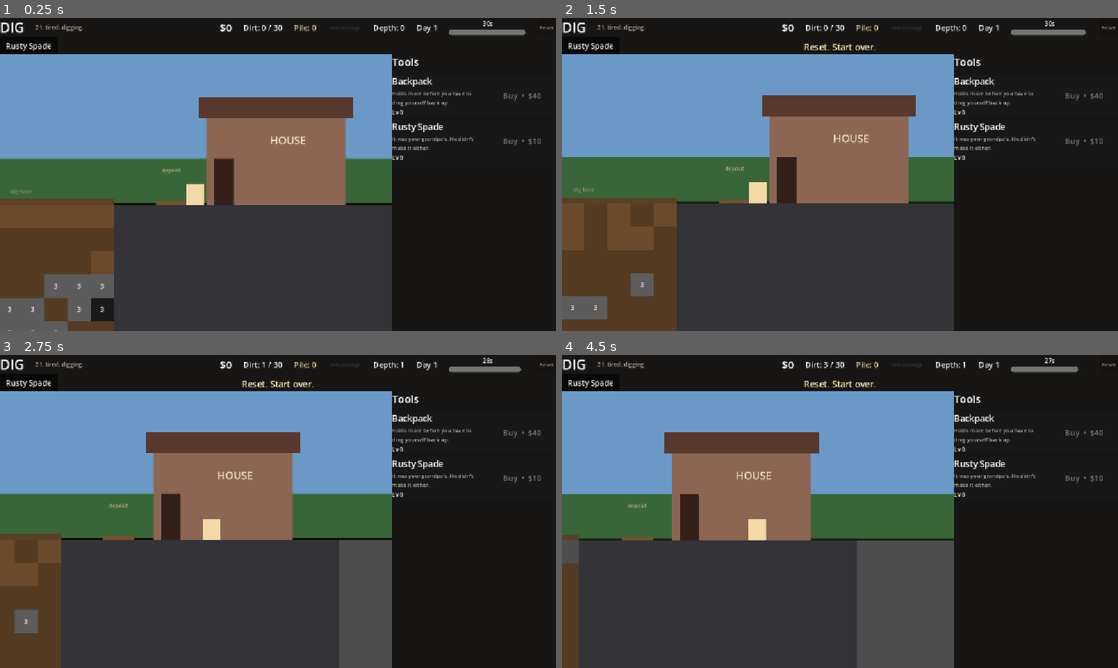
Above: before the commit, frames 1-4 (two rows, left to right).
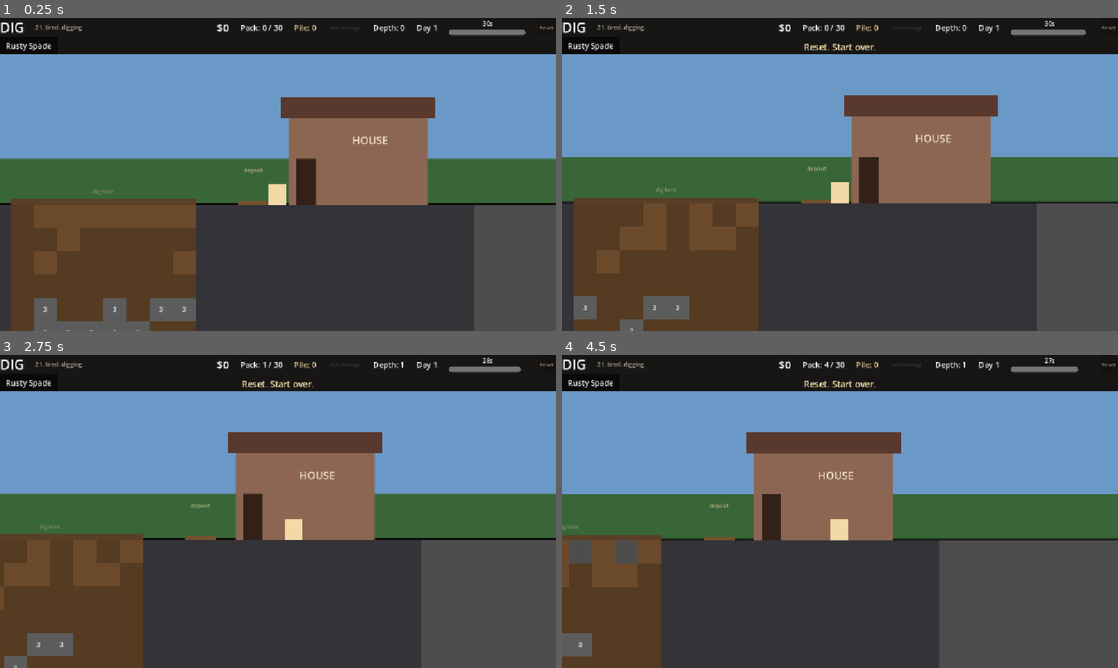
Above: after the commit, the same moments.

Repository: RanjitCS/dig
Game: Godot game, scene res://scenes/main.tscn
The game is run twice, just before and just after one commit, with the same random seed, the same clock (stepped at 60 frames per second) and the same inputs.
Inputs (mouse positions are in pixels of both pictures, inside the frame that each line leads up to):
- Up to frame 1 (0.25 s): no input
- Up to frame 2 (1.5 s): click "Reset" at 0.5 s; click "Rusty Spade" at 1.25 s
- Up to frame 3 (2.75 s): move the mouse to (11, 552) at 2.02 s; hold D (move_right) from 2.03 s (still down); tap Z (dig) at 2.1 s; click (11, 552) at 2.17 s; tap W (move_up) at 2.27 s
- Up to frame 4 (4.5 s): move the mouse to (562, 552) at 2.77 s; tap E (interact) at 2.85, 4.35 s; click (562, 552) at 2.92 s; tap Space (jump) at 3.02 s; move the mouse to (578, 564) at 3.52 s; release D (move_right) at 3.53 s; hold A (move_left) 3.53-4.28 s; tap Z (dig) at 3.6 s; click (578, 564) at 3.67 s; move the mouse to (573, 552) at 4.27 s; hold D (move_right) from 4.28 s (still down); click (573, 552) at 4.42 s

The runs differ from the first frame. In frame 1, 44% of the frame differs, in the area x 0-100%, y 2-100%; in frame 2, 43%; in frame 3, 48%; in frame 4, 50%.

Commit message:
change

Diff:
--- a/resources/blocks/coal.tres
+++ b/resources/blocks/coal.tres
@@ -7,9 +7,9 @@
 id = &"coal"
 display_name = "Coal"
 color = Color(0.1, 0.1, 0.1, 1)
-hits_to_break = 3
-dirt_yield = 1.0
-money_yield = 2.0
-min_depth = 5
+hits_to_break = 4
+dirt_yield = 0.0
+money_yield = 8.0
+min_depth = 8
 max_depth = 99999
-weight = 2.0
+weight = 1.5
--- a/resources/blocks/gem.tres
+++ b/resources/blocks/gem.tres
@@ -7,9 +7,9 @@
 id = &"gem"
 display_name = "Gem"
 color = Color(0.3, 0.81, 0.88, 1)
-hits_to_break = 7
-dirt_yield = 1.0
-money_yield = 75.0
-min_depth = 25
+hits_to_break = 9
+dirt_yield = 0.0
+money_yield = 500.0
+min_depth = 40
 max_depth = 99999
-weight = 0.25
+weight = 0.2
--- a/resources/blocks/iron.tres
+++ b/resources/blocks/iron.tres
@@ -7,9 +7,9 @@
 id = &"iron"
 display_name = "Iron"
 color = Color(0.72, 0.45, 0.2, 1)
-hits_to_break = 5
-dirt_yield = 1.0
-money_yield = 10.0
-min_depth = 12
+hits_to_break = 6
+dirt_yield = 0.0
+money_yield = 50.0
+min_depth = 20
 max_depth = 99999
-weight = 1.0
+weight = 0.8
--- a/resources/blocks/stone.tres
+++ b/resources/blocks/stone.tres
@@ -10,6 +10,6 @@
 hits_to_break = 3
 dirt_yield = 2.0
 money_yield = 0.0
-min_depth = 4
+min_depth = 5
 max_depth = 99999
-weight = 6.0
+weight = 4.0
--- a/resources/upgrades/arya_aerospace.tres
+++ b/resources/upgrades/arya_aerospace.tres
@@ -10,10 +10,10 @@
 category = 2
 effect = 4
 effect_per_level = 5.0
-base_cost = 100000.0
+base_cost = 400000.0
 cost_mult = 1.0
 cost_currency = &"money"
-unlock_money = 80000.0
+unlock_money = 320000.0
 reach = 0
 is_equippable = false
 max_level = 1
--- a/resources/upgrades/arya_engineer.tres
+++ b/resources/upgrades/arya_engineer.tres
@@ -10,10 +10,10 @@
 category = 2
 effect = 3
 effect_per_level = 5.0
-base_cost = 8000.0
+base_cost = 30000.0
 cost_mult = 1.0
 cost_currency = &"money"
-unlock_money = 6000.0
+unlock_money = 24000.0
 reach = 0
 is_equippable = false
 max_level = 1
--- a/resources/upgrades/arya_geologist.tres
+++ b/resources/upgrades/arya_geologist.tres
@@ -10,10 +10,10 @@
 category = 2
 effect = 1
 effect_per_level = 0.50
-base_cost = 1500.0
+base_cost = 6000.0
 cost_mult = 1.0
 cost_currency = &"money"
-unlock_money = 1000.0
+unlock_money = 4000.0
 reach = 0
 is_equippable = false
 max_level = 1
--- a/resources/upgrades/arya_spectral.tres
+++ b/resources/upgrades/arya_spectral.tres
@@ -10,10 +10,10 @@
 category = 2
 effect = 1
 effect_per_level = 2.00
-base_cost = 1000000.0
+base_cost = 4000000.0
 cost_mult = 1.0
 cost_currency = &"money"
-unlock_money = 750000.0
+unlock_money = 3000000.0
 reach = 0
 is_equippable = false
 max_level = 1
--- a/resources/upgrades/arya_surveyor.tres
+++ b/resources/upgrades/arya_surveyor.tres
@@ -10,10 +10,10 @@
 category = 2
 effect = 2
 effect_per_level = 0.10
-base_cost = 25000.0
+base_cost = 100000.0
 cost_mult = 1.0
 cost_currency = &"money"
-unlock_money = 20000.0
+unlock_money = 80000.0
 reach = 0
 is_equippable = false
 max_level = 1
--- a/resources/upgrades/backpack.tres
+++ b/resources/upgrades/backpack.tres
@@ -10,7 +10,7 @@
 category = 0
 effect = 6
 effect_per_level = 25.0
-base_cost = 40.0
+base_cost = 120.0
 cost_mult = 1.35
 cost_currency = &"money"
 unlock_money = 0.0
--- a/resources/upgrades/dad_pulley.tres
+++ b/resources/upgrades/dad_pulley.tres
@@ -10,10 +10,10 @@
 category = 1
 effect = 3
 effect_per_level = 0.15
-base_cost = 300.0
+base_cost = 1200.0
 cost_mult = 1.30
 cost_currency = &"money"
-unlock_money = 200.0
+unlock_money = 800.0
 reach = 0
 is_equippable = false
 max_level = 0
--- a/resources/upgrades/dad_truck.tres
+++ b/resources/upgrades/dad_truck.tres
@@ -10,10 +10,10 @@
 category = 1
 effect = 1
 effect_per_level = 0.05
-base_cost = 500.0
+base_cost = 2000.0
 cost_mult = 1.35
 cost_currency = &"money"
-unlock_money = 400.0
+unlock_money = 1600.0
 reach = 0
 is_equippable = false
 max_level = 0
--- a/resources/upgrades/day_length.tres
+++ b/resources/upgrades/day_length.tres
@@ -10,7 +10,7 @@
 category = 1
 effect = 5
 effect_per_level = 10.0
-base_cost = 25.0
+base_cost = 75.0
 cost_mult = 1.50
 cost_currency = &"money"
 unlock_money = 0.0
--- a/resources/upgrades/drill.tres
+++ b/resources/upgrades/drill.tres
@@ -10,10 +10,10 @@
 category = 0
 effect = 3
 effect_per_level = 0.5
-base_cost = 500.0
+base_cost = 2000.0
 cost_mult = 1.20
 cost_currency = &"money"
-unlock_money = 400.0
+unlock_money = 1500.0
 reach = 0
 is_equippable = false
 max_level = 0
--- a/resources/upgrades/hammer.tres
+++ b/resources/upgrades/hammer.tres
@@ -10,10 +10,10 @@
 category = 0
 effect = 2
 effect_per_level = 0.01
-base_cost = 200.0
+base_cost = 800.0
 cost_mult = 1.25
 cost_currency = &"money"
-unlock_money = 150.0
+unlock_money = 600.0
 reach = 1
 is_equippable = true
 max_level = 0
--- a/resources/upgrades/mom_gloves.tres
+++ b/resources/upgrades/mom_gloves.tres
@@ -10,10 +10,10 @@
 category = 1
 effect = 2
 effect_per_level = 0.01
-base_cost = 80.0
+base_cost = 350.0
 cost_mult = 1.30
 cost_currency = &"money"
-unlock_money = 60.0
+unlock_money = 250.0
 reach = 0
 is_equippable = false
 max_level = 0
--- a/resources/upgrades/mom_sandwich.tres
+++ b/resources/upgrades/mom_sandwich.tres
@@ -10,10 +10,10 @@
 category = 1
 effect = 1
 effect_per_level = 0.03
-base_cost = 60.0
+base_cost = 200.0
 cost_mult = 1.30
 cost_currency = &"money"
-unlock_money = 30.0
+unlock_money = 100.0
 reach = 0
 is_equippable = false
 max_level = 0
--- a/resources/upgrades/pickaxe.tres
+++ b/resources/upgrades/pickaxe.tres
@@ -10,10 +10,10 @@
 category = 0
 effect = 1
 effect_per_level = 0.05
-base_cost = 75.0
+base_cost = 300.0
 cost_mult = 1.25
 cost_currency = &"money"
-unlock_money = 50.0
+unlock_money = 200.0
 reach = 0
 is_equippable = true
 max_level = 0
--- a/resources/upgrades/sister_bank.tres
+++ b/resources/upgrades/sister_bank.tres
@@ -10,10 +10,10 @@
 category = 1
 effect = 4
 effect_per_level = 0.05
-base_cost = 600.0
+base_cost = 2500.0
 cost_mult = 1.30
 cost_currency = &"money"
-unlock_money = 500.0
+unlock_money = 2000.0
 reach = 0
 is_equippable = false
 max_level = 0
--- a/resources/upgrades/sister_llc.tres
+++ b/resources/upgrades/sister_llc.tres
@@ -10,10 +10,10 @@
 category = 1
 effect = 1
 effect_per_level = 0.08
-base_cost = 1500.0
+base_cost = 6000.0
 cost_mult = 1.40
 cost_currency = &"money"
-unlock_money = 1200.0
+unlock_money = 5000.0
 reach = 0
 is_equippable = false
 max_level = 0
--- a/resources/upgrades/spade.tres
+++ b/resources/upgrades/spade.tres
@@ -10,8 +10,8 @@
 category = 0
 effect = 0
 effect_per_level = 1.0
-base_cost = 10.0
-cost_mult = 1.15
+base_cost = 50.0
+cost_mult = 1.20
 cost_currency = &"money"
 unlock_money = 0.0
 reach = 0
--- a/scenes/main.tscn
+++ b/scenes/main.tscn
@@ -149,31 +149,6 @@
 [node name="DigWorld" parent="Root/Body/WorldViewport/Viewport" instance=ExtResource("2_world")]
 unique_name_in_owner = true
 
-[node name="RightPanel" type="PanelContainer" parent="Root/Body"]
-custom_minimum_size = Vector2(340, 0)
-layout_mode = 2
-size_flags_vertical = 3
-
-[node name="RightCol" type="VBoxContainer" parent="Root/Body/RightPanel"]
-layout_mode = 2
-theme_override_constants/separation = 12
-
-[node name="UpgradesTitle" type="Label" parent="Root/Body/RightPanel/RightCol"]
-layout_mode = 2
-text = "Tools"
-theme_override_font_sizes/font_size = 22
-
-[node name="UpgradesScroll" type="ScrollContainer" parent="Root/Body/RightPanel/RightCol"]
-layout_mode = 2
-size_flags_horizontal = 3
-size_flags_vertical = 3
-
-[node name="UpgradesList" type="VBoxContainer" parent="Root/Body/RightPanel/RightCol/UpgradesScroll"]
-unique_name_in_owner = true
-layout_mode = 2
-size_flags_horizontal = 3
-theme_override_constants/separation = 8
-
 [node name="ToastLabel" type="Label" parent="."]
 unique_name_in_owner = true
 layout_mode = 1
--- a/scripts/deposit_station.gd
+++ b/scripts/deposit_station.gd
@@ -14,7 +14,7 @@
 	body_entered.connect(_on_body_entered)
 	body_exited.connect(_on_body_exited)
 	GameState.deposited_changed.connect(_on_deposited_changed)
-	GameState.dirt_changed.connect(_on_dirt_changed)
+	GameState.carried_changed.connect(_on_carried_changed)
 	prompt_label.visible = false
 	_refresh_pile_visual()
 
@@ -28,31 +28,32 @@
 		_player_in_range = false
 		_refresh_prompt()
 
-func _on_dirt_changed(_v: float) -> void:
+func _on_carried_changed() -> void:
 	_refresh_prompt()
 
 func _on_deposited_changed(_v: float) -> void:
 	_refresh_pile_visual()
 
 func _refresh_prompt() -> void:
-	var show := _player_in_range and GameState.dirt > 0.0
+	var show: bool = _player_in_range and GameState.carried_total() > 0.0
 	prompt_label.visible = show
 	prompt_visible_changed.emit(show)
 
 func _refresh_pile_visual() -> void:
-	# Pile grows in height as dirt accumulates. Cap visual at ~80 px tall.
-	var h: float = clamp(GameState.deposited_dirt * 0.5, 4.0, 80.0)
+	# Pile grows in height with total deposited units (dirt + ore).
+	var total: float = GameState.deposited_total_units()
+	var h: float = clamp(total * 0.5, 4.0, 80.0)
 	pile_visual.size = Vector2(64, h)
 	pile_visual.position = Vector2(-32, -h)
-	pile_visual.visible = GameState.deposited_dirt > 0.0
+	pile_visual.visible = total > 0.0
 
 func _unhandled_input(event: InputEvent) -> void:
 	if not _player_in_range:
 		return
 	if not event.is_action_pressed("interact"):
 		return
-	if GameState.dirt <= 0.0:
+	if GameState.carried_total() <= 0.0:
 		return
-	var moved := GameState.deposit_carried()
+	var moved: float = GameState.deposit_carried()
 	pile_changed.emit(GameState.deposited_dirt)
 	get_viewport().set_input_as_handled()
--- a/scripts/dig_world.gd
+++ b/scripts/dig_world.gd
@@ -33,6 +33,9 @@
 	GameState.world_reset_requested.connect(_on_world_reset)
 
 func _on_world_reset() -> void:
+	_regenerate_world()
+
+func _regenerate_world() -> void:
 	for child in grid_root.get_children():
 		child.queue_free()
 	blocks_by_pos.clear()
@@ -46,8 +49,12 @@
 	var door_x := float(HOUSE_COL_START) * BLOCK_SIZE.x - BLOCK_SIZE.x * 0.5
 	player.reset_to(Vector2(door_x, -24))
 
-func _on_day_started(_day: int) -> void:
-	_spawn_player_at_surface()
+func _on_day_started(day: int) -> void:
+	# Day 1 = initial _ready() handles spawn; subsequent days regenerate the grid.
+	if day > 1:
+		_regenerate_world()
+	else:
+		_spawn_player_at_surface()
 
 func _load_block_types() -> void:
 	block_types.clear()
@@ -228,18 +235,17 @@
 
 func _award_yields_for(type: BlockType) -> void:
 	var crit_chance := GameState._sum_effect(Upgrade.Effect.CRIT_CHANCE)
-	var crit := 1.0
+	var crit: float = 1.0
 	if crit_chance > 0.0 and randf() < crit_chance:
 		crit = 5.0
-	var money_mult := 1.0 + GameState._sum_effect(Upgrade.Effect.CLICK_MONEY_MULT)
 	var dirt_amt: float = type.dirt_yield * crit
-	var money_amt: float = type.money_yield * crit * money_mult
-	print("yield awarded: type=%s dirt=%.2f money=%.2f (crit=%.1fx money_mult=%.2f)" % [
-		str(type.id), dirt_amt, money_amt, crit, money_mult
-	])
-	GameState._add_dirt(dirt_amt)
+	if dirt_amt > 0.0:
+		GameState._add_dirt(dirt_amt)
+	# If this block has a money value, it becomes ORE in the backpack
+	# (1 ore unit per break, multiplied by crit). Sell happens at end-of-day.
 	if type.money_yield > 0.0:
-		GameState._add_money(money_amt)
+		var ore_count: int = max(1, int(round(crit)))
+		GameState.add_ore(type.id, ore_count)
 
 func _maybe_extend_world(broken_row: int) -> void:
 	var target := broken_row + ROWS_AHEAD
--- a/scripts/end_of_day.gd
+++ b/scripts/end_of_day.gd
@@ -66,11 +66,18 @@
 	_refresh_pile_row()
 
 func _refresh_pile_row() -> void:
-	var amount: float = GameState.deposited_dirt
-	var money_mult: float = 1.0 + GameState._sum_effect(Upgrade.Effect.CLICK_MONEY_MULT)
-	var worth: float = amount * GameState.DIRT_PRICE_PER_UNIT * money_mult
-	pile_label.text = "Pile: %s dirt   ($%s)" % [_fmt(amount), _fmt(worth)]
-	sell_pile_button.disabled = amount <= 0.0
+	var dirt_amt: float = GameState.deposited_dirt
+	var worth: float = GameState.deposited_pile_value()
+	var parts: Array = []
+	if dirt_amt > 0.0:
+		parts.append("%s dirt" % _fmt(dirt_amt))
+	for k in GameState.deposited_ore.keys():
+		var c: int = int(GameState.deposited_ore[k])
+		var name: String = String(GameState.ore_display_names.get(k, str(k)))
+		parts.append("%d %s" % [c, name])
+	var summary: String = ", ".join(parts) if not parts.is_empty() else "(empty)"
+	pile_label.text = "Pile: %s   ($%s)" % [summary, _fmt(worth)]
+	sell_pile_button.disabled = worth <= 0.0
 
 func _build_upgrade_rows() -> void:
 	for c in upgrades_list.get_children():
--- a/scripts/game_state.gd
+++ b/scripts/game_state.gd
@@ -2,16 +2,21 @@
 
 const UPGRADE_DIR: String = "res://resources/upgrades/"
 const MILESTONE_DIR: String = "res://resources/milestones/"
+const BLOCK_DIR: String = "res://resources/blocks/"
 const SAVE_PATH: String = "user://save.json"
-const SAVE_VERSION: int = 3
-const DIRT_PRICE_PER_UNIT: float = 0.02
+const SAVE_VERSION: int = 4
+const DIRT_PRICE_PER_UNIT: float = 0.10
 const AUTOSAVE_INTERVAL_SEC: float = 10.0
 const OFFLINE_PROGRESS_CAP_SEC: float = 60.0 * 60.0 * 12.0  # 12 hours
 const BASE_DAY_LENGTH_SEC: float = 30.0
 const BASE_BACKPACK_CAPACITY: float = 30.0
 
-var dirt: float = 0.0              # carried (capped at backpack_capacity)
-var deposited_dirt: float = 0.0    # pile at the surface (uncapped, sells at end of day)
+var dirt: float = 0.0              # carried (capped at backpack_capacity with ore)
+var deposited_dirt: float = 0.0    # pile at the surface (uncapped)
+var carried_ore: Dictionary = {}   # StringName ore_id -> int count (carried)
+var deposited_ore: Dictionary = {} # StringName ore_id -> int count (pile)
+var ore_prices: Dictionary = {}    # StringName ore_id -> float price per unit
+var ore_display_names: Dictionary = {} # StringName -> String
 var money: float = 0.0
 var total_dirt_dug: float = 0.0
 var total_money_earned: float = 0.0
@@ -36,6 +41,7 @@
 var _last_saved_unix: int = 0
 
 signal dirt_changed(new_amount: float)
+signal carried_changed  # fires when dirt or carried_ore changes
 signal deposited_changed(new_amount: float)
 signal money_changed(new_amount: float)
 signal upgrade_purchased(upgrade_id: StringName, new_level: int)
@@ -49,11 +55,29 @@
 func _ready() -> void:
 	_load_upgrades()
 	_load_milestones()
+	_load_ore_prices()
 	load_game()
 	time_left = day_length()
 	set_process(true)
 	day_started.emit(current_day)
 	day_tick.emit(time_left, day_length())
+
+func _load_ore_prices() -> void:
+	ore_prices.clear()
+	ore_display_names.clear()
+	var dir := DirAccess.open(BLOCK_DIR)
+	if dir == null:
+		return
+	dir.list_dir_begin()
+	var file := dir.get_next()
+	while file != "":
+		if file.ends_with(".tres") or file.ends_with(".res"):
+			var res := load(BLOCK_DIR + file)
+			if res is BlockType and res.money_yield > 0.0 and not res.indestructible:
+				ore_prices[res.id] = res.money_yield
+				ore_display_names[res.id] = res.display_name
+		file = dir.get_next()
+	dir.list_dir_end()
 
 func _notification(what: int) -> void:
 	if what == NOTIFICATION_WM_CLOSE_REQUEST or what == NOTIFICATION_WM_GO_BACK_REQUEST or what == NOTIFICATION_EXIT_TREE:
@@ -82,30 +106,82 @@
 func backpack_capacity() -> float:
 	return BASE_BACKPACK_CAPACITY + _sum_effect(Upgrade.Effect.BACKPACK_CAPACITY)
 
+func carried_total() -> float:
+	var total: float = dirt
+	for k in carried_ore.keys():
+		total += float(carried_ore[k])
+	return total
+
+func carried_ore_count() -> int:
+	var n: int = 0
+	for k in carried_ore.keys():
+		n += int(carried_ore[k])
+	return n
+
 func backpack_full() -> bool:
-	return dirt >= backpack_capacity()
+	return carried_total() >= backpack_capacity()
+
+func add_ore(ore_id: StringName, count: int) -> int:
+	if count <= 0:
+		return 0
+	var room: float = backpack_capacity() - carried_total()
+	if room <= 0.0:
+		return 0
+	var fit: int = min(count, int(floor(room)))
+	if fit <= 0:
+		return 0
+	carried_ore[ore_id] = int(carried_ore.get(ore_id, 0)) + fit
+	carried_changed.emit()
+	return fit
 
 func deposit_carried() -> float:
-	# Transfer everything in the backpack to the deposit pile. Returns amount moved.
-	if dirt <= 0.0:
+	var moved: float = 0.0
+	if dirt > 0.0:
+		deposited_dirt += dirt
+		moved += dirt
+		dirt = 0.0
+	for k in carried_ore.keys():
+		var c: int = int(carried_ore[k])
+		if c > 0:
+			deposited_ore[k] = int(deposited_ore.get(k, 0)) + c
+			moved += float(c)
+	carried_ore.clear()
+	if moved <= 0.0:
 		return 0.0
-	var moved := dirt
-	deposited_dirt += moved
-	dirt = 0.0
 	dirt_changed.emit(dirt)
+	carried_changed.emit()
 	deposited_changed.emit(deposited_dirt)
 	return moved
 
 func sell_deposited_pile() -> float:
-	# Convert deposit pile to money. End-of-day moment.
-	if deposited_dirt <= 0.0:
+	# Convert deposit pile (dirt + ore) to money. End-of-day moment.
+	if deposited_dirt <= 0.0 and deposited_ore.is_empty():
 		return 0.0
 	var money_mult := 1.0 + _sum_effect(Upgrade.Effect.CLICK_MONEY_MULT)
-	var earned := deposited_dirt * DIRT_PRICE_PER_UNIT * money_mult
+	var earned: float = deposited_dirt * DIRT_PRICE_PER_UNIT * money_mult
+	for k in deposited_ore.keys():
+		var count: int = int(deposited_ore[k])
+		var price: float = float(ore_prices.get(k, 0.0))
+		earned += float(count) * price * money_mult
 	deposited_dirt = 0.0
+	deposited_ore.clear()
 	deposited_changed.emit(deposited_dirt)
 	_add_money(earned)
 	return earned
+
+func deposited_pile_value() -> float:
+	# Preview the total $ the pile would sell for right now (with mult applied).
+	var money_mult := 1.0 + _sum_effect(Upgrade.Effect.CLICK_MONEY_MULT)
+	var total: float = deposited_dirt * DIRT_PRICE_PER_UNIT * money_mult
+	for k in deposited_ore.keys():
+		total += float(deposited_ore[k]) * float(ore_prices.get(k, 0.0)) * money_mult
+	return total
+
+func deposited_total_units() -> float:
+	var total: float = deposited_dirt
+	for k in deposited_ore.keys():
+		total += float(deposited_ore[k])
+	return total
 
 # Legacy helper kept for the debug Sell button — sells whatever you carry,
 # bypassing the deposit pile.
@@ -173,6 +249,8 @@
 func reset_game() -> void:
 	dirt = 0.0
 	deposited_dirt = 0.0
+	carried_ore.clear()
+	deposited_ore.clear()
 	money = 0.0
 	total_dirt_dug = 0.0
 	total_money_earned = 0.0
@@ -188,6 +266,7 @@
 	dirt_changed.emit(dirt)
 	money_changed.emit(money)
 	equipped_changed.emit(equipped_id)
+	carried_changed.emit()
 	deposited_changed.emit(deposited_dirt)
 	world_reset_requested.emit()
 	day_started.emit(current_day)
@@ -270,6 +349,8 @@
 		"saved_at": _last_saved_unix,
 		"dirt": dirt,
 		"deposited_dirt": deposited_dirt,
+		"carried_ore": _ore_dict_to_plain(carried_ore),
+		"deposited_ore": _ore_dict_to_plain(deposited_ore),
 		"money": money,
 		"total_dirt_dug": total_dirt_dug,
 		"total_money_earned": total_money_earned,
@@ -307,6 +388,8 @@
 		return
 	dirt = float(data.get("dirt", 0.0))
 	deposited_dirt = float(data.get("deposited_dirt", 0.0))
+	carried_ore = _ore_plain_to_dict(data.get("carried_ore", {}))
+	deposited_ore = _ore_plain_to_dict(data.get("deposited_ore", {}))
 	money = float(data.get("money", 0.0))
 	total_dirt_dug = float(data.get("total_dirt_dug", 0.0))
 	total_money_earned = float(data.get("total_money_earned", 0.0))
@@ -326,6 +409,7 @@
 	day_dirt_dug = float(data.get("day_dirt_dug", 0.0))
 	day_money_earned = float(data.get("day_money_earned", 0.0))
 	dirt_changed.emit(dirt)
+	carried_changed.emit()
 	deposited_changed.emit(deposited_dirt)
 	money_changed.emit(money)
 	equipped_changed.emit(equipped_id)
@@ -357,12 +441,15 @@
 	if amount <= 0.0:
 		return
 	var cap := backpack_capacity()
-	var room: float = max(0.0, cap - dirt)
+	var room: float = max(0.0, cap - carried_total())
 	var added: float = min(amount, room)
+	if added <= 0.0:
+		return
 	dirt += added
 	total_dirt_dug += added
 	day_dirt_dug += added
 	dirt_changed.emit(dirt)
+	carried_changed.emit()
 	_check_milestones()
 
 func _add_money(amount: float) -> void:
@@ -373,6 +460,18 @@
 	day_money_earned += amount
 	money_changed.emit(money)
 	_check_milestones()
+
+func _ore_dict_to_plain(d: Dictionary) -> Dictionary:
+	var out: Dictionary = {}
+	for k in d.keys():
+		out[String(k)] = int(d[k])
+	return out
+
+func _ore_plain_to_dict(d: Dictionary) -> Dictionary:
+	var out: Dictionary = {}
+	for k in d.keys():
+		out[StringName(k)] = int(d[k])
+	return out
 
 func _sum_effect(effect: Upgrade.Effect) -> float:
 	var total := 0.0
--- a/scripts/main.gd
+++ b/scripts/main.gd
@@ -1,6 +1,4 @@
 extends Control
-
-const UpgradeRowScene := preload("res://scenes/upgrade_row.tscn")
 
 @onready var dirt_label: Label = %DirtLabel
 @onready var pile_label: Label = %PileLabel
@@ -9,14 +7,12 @@
 @onready var day_label: Label = %DayLabel
 @onready var time_left_label: Label = %TimeLeftLabel
 @onready var time_bar: ProgressBar = %TimeBar
-@onready var upgrades_list: VBoxContainer = %UpgradesList
 @onready var toast_label: Label = %ToastLabel
 @onready var toast_timer: Timer = %ToastTimer
 @onready var reset_button: Button = %ResetButton
 @onready var sell_button: Button = %SellButton
 @onready var dig_world: Node2D = %DigWorld
 
-var rows: Array = []
 var deepest_dug: int = 0
 var _last_pile: float = 0.0
 
@@ -32,17 +28,20 @@
 	GameState.day_started.connect(_on_day_started)
 	GameState.day_ended.connect(_on_day_ended_for_sell)
 	GameState.deposited_changed.connect(_on_deposited_changed)
+	GameState.carried_changed.connect(_on_carried_changed)
 	dig_world.deepest_changed.connect(_on_deepest_changed)
 	toast_timer.timeout.connect(_hide_toast)
 	toast_label.visible = false
 	_last_pile = GameState.deposited_dirt
-	_build_upgrade_rows()
 	_refresh_all()
 	_refresh_sell_button()
 
 func _on_dirt_changed(_v: float) -> void:
 	_refresh_dirt()
-	_refresh_rows()
+	_refresh_sell_button()
+
+func _on_carried_changed() -> void:
+	_refresh_dirt()
 	_refresh_sell_button()
 
 func _on_deposited_changed(v: float) -> void:
@@ -55,10 +54,8 @@
 
 func _on_money_changed(_v: float) -> void:
 	_refresh_money()
-	_refresh_rows()
 
 func _on_upgrade_purchased(_id: StringName, _lvl: int) -> void:
-	_refresh_rows()
 	_refresh_dirt()  # capacity may have changed
 	_refresh_day_bar_max()
 
@@ -107,29 +104,32 @@
 	_refresh_day_bar_max()
 	_refresh_sell_button()
 
-func _build_upgrade_rows() -> void:
-	for u in GameState.upgrades:
-		if u.category != Upgrade.Category.TOOLS:
-			continue
-		var row := UpgradeRowScene.instantiate()
-		upgrades_list.add_child(row)
-		row.setup(u)
-		rows.append(row)
-
 func _refresh_all() -> void:
 	_refresh_dirt()
 	_refresh_pile()
 	_refresh_money()
 	_refresh_depth()
-	_refresh_rows()
 	_refresh_day_bar_max()
 	day_label.text = "Day %d" % GameState.current_day
 
 func _refresh_dirt() -> void:
-	dirt_label.text = "Dirt: %s / %s" % [_fmt(GameState.dirt), _fmt(GameState.backpack_capacity())]
+	var carried: float = GameState.carried_total()
+	var cap: float = GameState.backpack_capacity()
+	var ore_n: int = GameState.carried_ore_count()
+	if ore_n > 0:
+		dirt_label.text = "Pack: %s / %s  (%s dirt + %d ore)" % [_fmt(carried), _fmt(cap), _fmt(GameState.dirt), ore_n]
+	else:
+		dirt_label.text = "Pack: %s / %s" % [_fmt(carried), _fmt(cap)]
 
 func _refresh_pile() -> void:
-	pile_label.text = "Pile: %s" % _fmt(GameState.deposited_dirt)
+	var dirt_amt: float = GameState.deposited_dirt
+	var ore_n: int = 0
+	for k in GameState.deposited_ore.keys():
+		ore_n += int(GameState.deposited_ore[k])
+	if ore_n > 0:
+		pile_label.text = "Pile: %s dirt + %d ore" % [_fmt(dirt_amt), ore_n]
+	else:
+		pile_label.text = "Pile: %s" % _fmt(dirt_amt)
 
 func _refresh_money() -> void:
 	money_label.text = "$%s" % _fmt(GameState.money)
@@ -142,10 +142,6 @@
 	time_bar.max_value = length
 	time_bar.value = max(0.0, GameState.time_left)
 	time_left_label.text = "%ds" % int(ceil(max(0.0, GameState.time_left)))
-
-func _refresh_rows() -> void:
-	for r in rows:
-		r.refresh()
 
 func _show_toast(text: String) -> void:
 	toast_label.text = text
